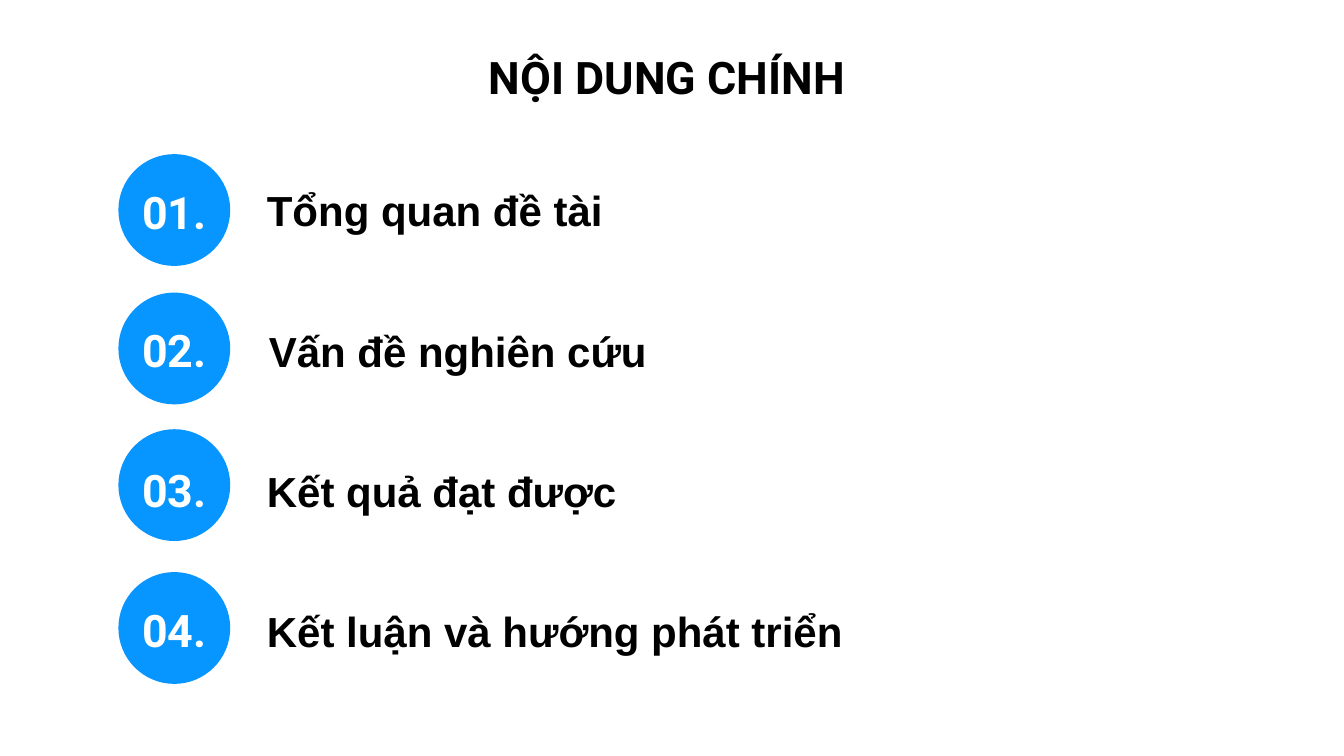
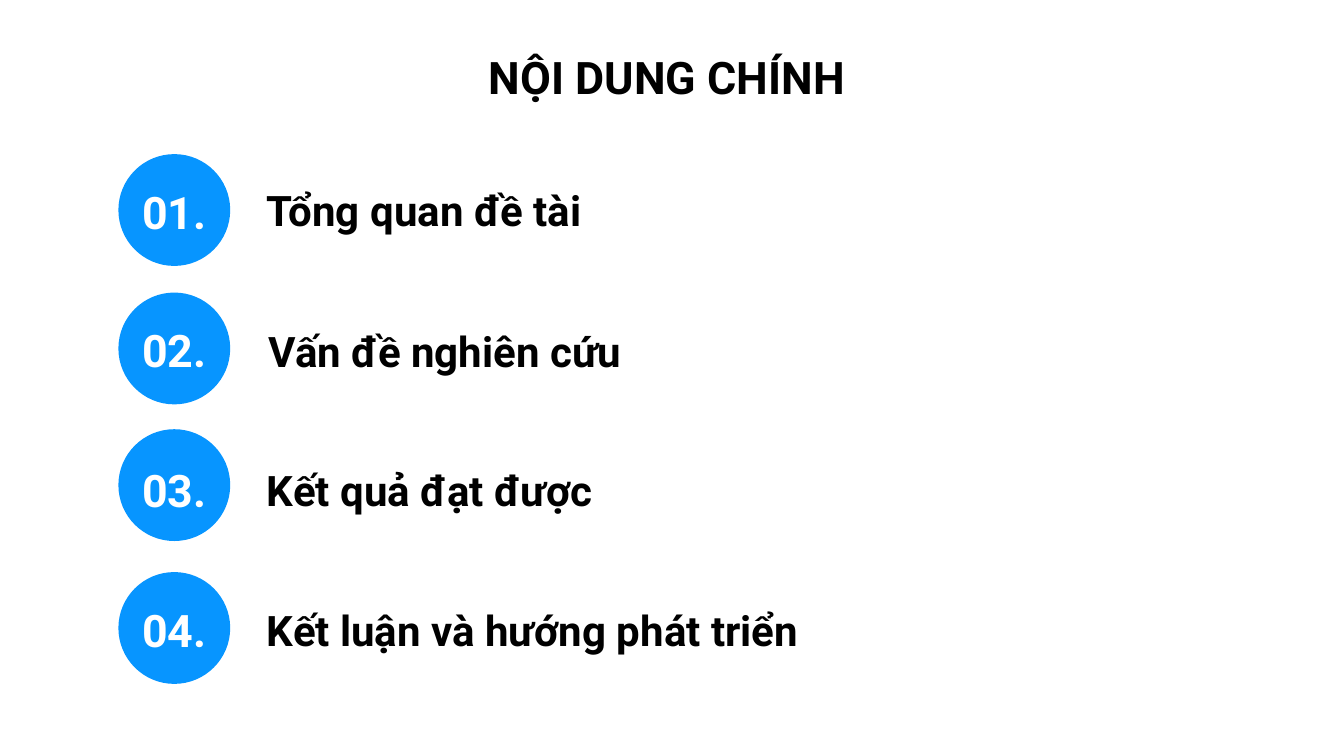
Before and after one commit to URMySunshinee/cn-da21ttc-letructin-forum-laravel, a slide deck: slide 2 of thesis/abs/PPT Báo Cáo CN.pptx. Drawn at 1344x756 pixels with LibreOffice and Linux fonts; fonts in the diff are those of the drawing. Boxes give left, top, right and bottom in pixels: in the first picture for what was removed or moved away, otherwise in the second. Text is boxed around its words. In the diff, an @@ line names an element or a change of style, - is before the commit and + after.

```diff
--- a/thesis/abs/PPT Báo Cáo CN.pptx
+++ b/thesis/abs/PPT Báo Cáo CN.pptx
@@ font Arial to Roboto in 4 elements at <box>267,611,798,655</box>, <box>269,333,621,376</box>, <box>267,471,592,515</box>, <box>267,191,582,235</box> @@
```
Also in this commit, not shown: 9 other slides changed, 4 slides added, 10 slides removed, 2 other files.
